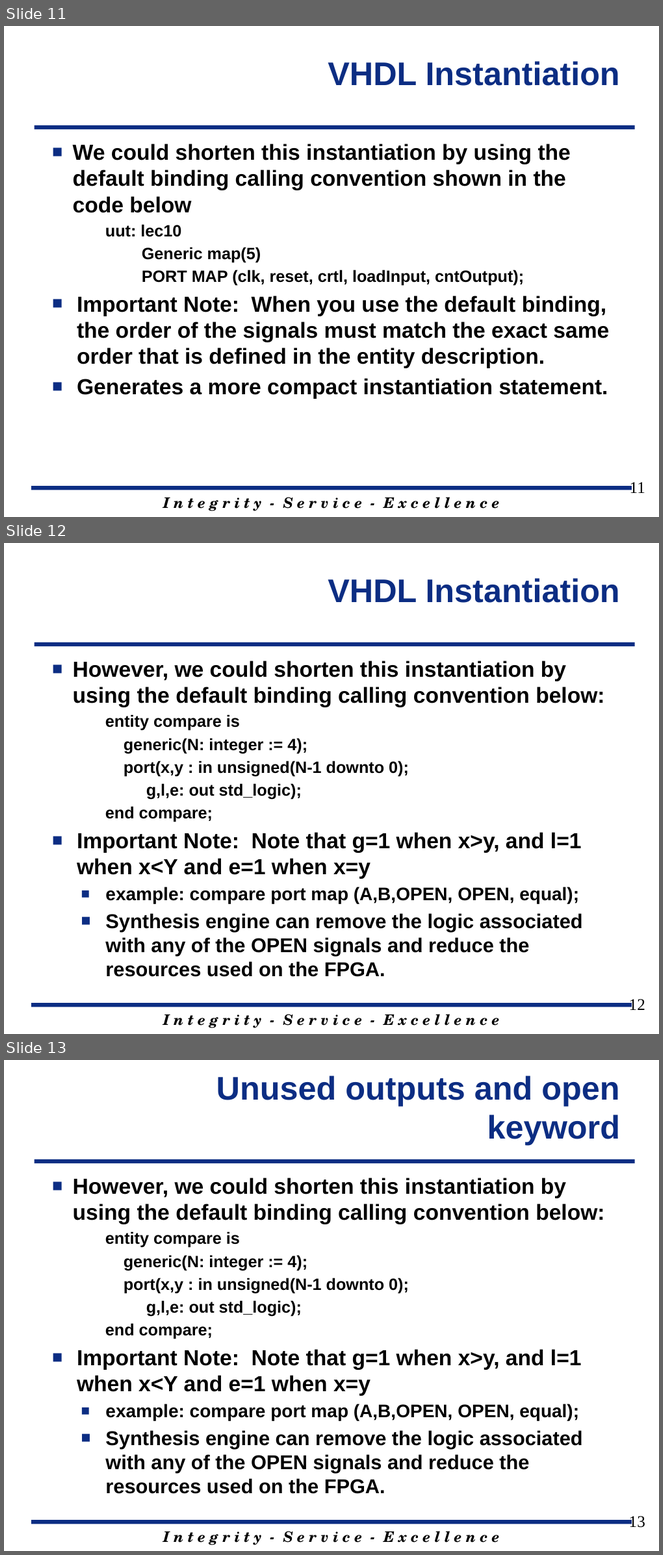
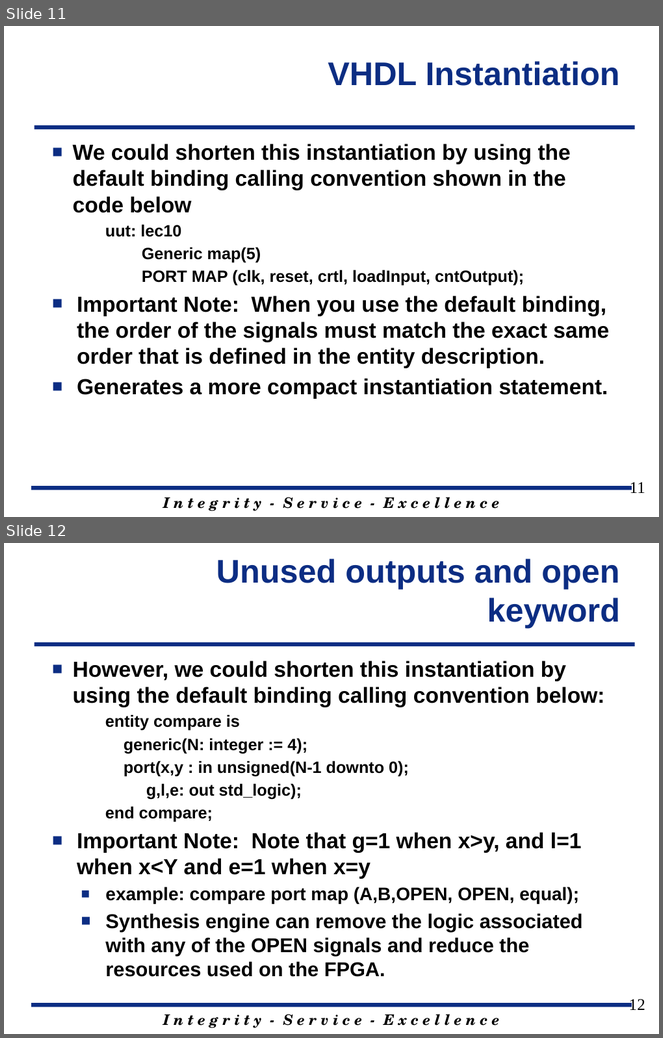
Before and after one commit to jfalkinburg/ECE383_web, a slide deck: lecture/slides/ECE_383_Lec11.pptx. Shown one above the other, each under a label of ours: slides 11, 12 and 13 before the commit, slides 11 and 12 after it. The pictures are 663x1555 and 663x1038 pixels, drawn with LibreOffice and Linux fonts; fonts in the diff are those of the drawing; background and template pictures are left out. Boxes give left, top, right and bottom in pixels: in the first picture for what was removed or moved away, otherwise in the second. Text is boxed around its words. In the diff, an @@ line names an element or a change of style, - is before the commit and + after.

Commit message:
minor change to lsn 11 slides

```diff
--- a/lecture/slides/ECE_383_Lec11.pptx
+++ b/lecture/slides/ECE_383_Lec11.pptx
@@ slide 12 removed at (4, 543, 659, 1034), background #FFFFFF; not listed: 3 template elements that a slide beside it also shows @@
@@ title removed at (328, 578, 620, 603) @@
-VHDL Instantiation
@@ text removed at (73, 661, 605, 956) @@
-■ However, we could shorten this instantiation by using the default binding calling convention below:
-    entity compare is
-    generic(N: integer := 4);
-    port(x,y : in unsigned(N-1 downto 0);
-    g,l,e: out std_logic);
-    end compare;
-■ Important Note: Note that g=1 when x>y, and l=1 when x<Y and e=1 when x=y
-  ■ example: compare port map (A,B,OPEN, OPEN, equal);
-  ■ Synthesis engine can remove the logic associated with any of the OPEN signals and reduce the resources used on the FPGA.
@@ page number removed at (629, 999, 646, 1010) @@
-12
@@ what was slide 13 is now slide 12 @@
@@ page number at (629, 999, 646, 1010): text changed @@
-13
+12
```
